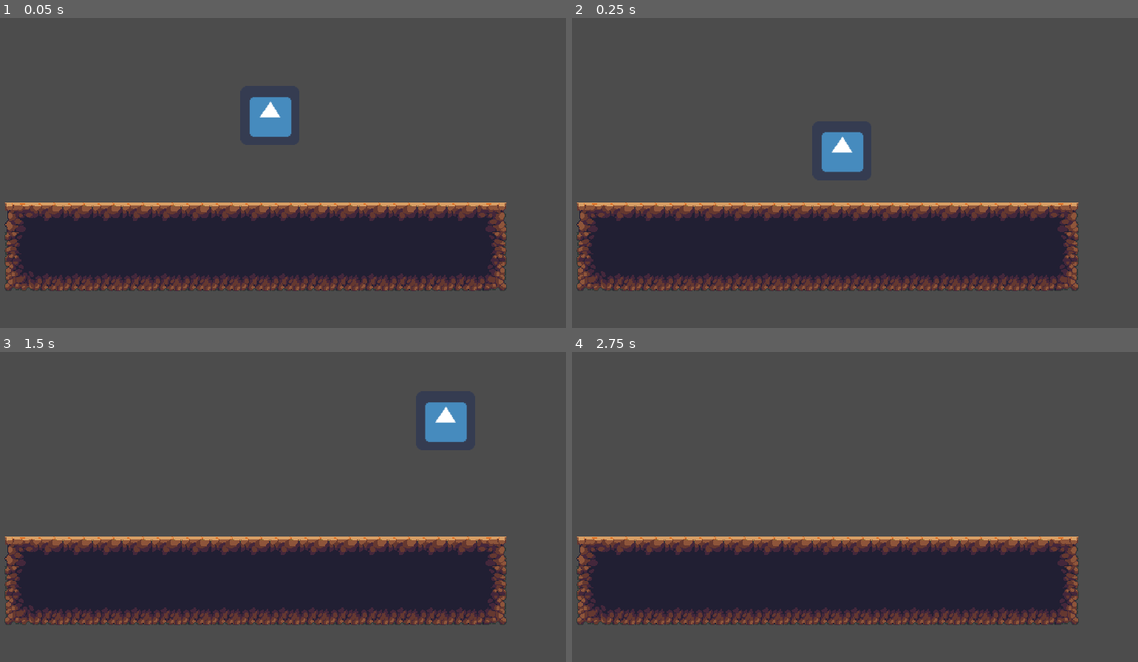
Above: before the commit, frames 1-4 (two rows, left to right).
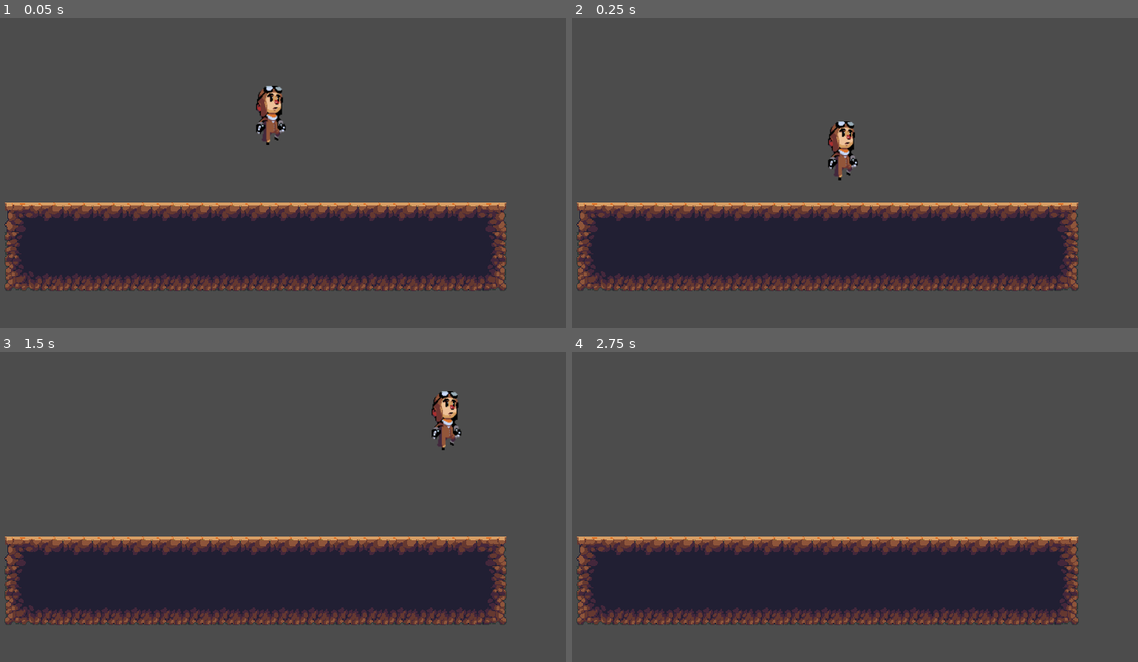
Above: after the commit, the same moments.

Repository: renanmascg/first_godot_game
Game: Godot game, scene res://World.tscn
Two runs of this game, one before a commit and one after it. Both use one fixed random seed, a clock stepped at 60 frames per second and the inputs below. The engine's default icon, where the game draws it, is replaced by a stand-in: a white triangle on a blue panel in a dark square.
Inputs:
- Up to frame 1 (0.05 s): no input
- Up to frame 2 (0.25 s): no input
- Up to frame 3 (1.5 s): hold Right (ui_right) from 0.53 s (still down); tap Up (ui_up) at 0.77 s
- Up to frame 4 (2.75 s): tap Up (ui_up) at 1.52 s; release Right (ui_right) at 2.03 s; hold Left (ui_left) from 2.03 s (still down)

The runs differ from the first frame. In frame 1, 1.1% of the frame differs, in the area x 44-52%, y 21-41%; in frame 2, 1.1%, in the area x 44-52%, y 33-53%; in frame 3, 1.1%; in frame 4, nothing differs.

Commit message:
Adiciona animações ao personagem quando anda, fica parado e pula

Diff:
--- a/Player.gd
+++ b/Player.gd
@@ -8,18 +8,27 @@
 var motion = Vector2()
 
 func _physics_process(delta):
-	#gravidade
 	motion.y += GRAVITY
 
 	if Input.is_action_pressed("ui_right"):
 		motion.x = SPEED
+		$Sprite.flip_h = false
+		$Sprite.play("Run")
+
 	elif Input.is_action_pressed("ui_left"):
 		motion.x = -SPEED
+		$Sprite.flip_h = true
+		$Sprite.play("Run")
+
 	else:
+		$Sprite.play("Idle")
 		motion.x = 0
 
 	if is_on_floor():
 		if Input.is_action_pressed("ui_up"):
 			motion.y = JUMP_HEIGHT
 
+	else:
+		$Sprite.play("Jump")
+
 	motion = move_and_slide(motion, UP)
--- a/World.tscn
+++ b/World.tscn
@@ -1,31 +1,57 @@
-[gd_scene load_steps=5 format=2]
+[gd_scene load_steps=13 format=2]
 
 [ext_resource path="res://Player.gd" type="Script" id=1]
-[ext_resource path="res://icon.png" type="Texture" id=2]
-[ext_resource path="res://JungleDirtTileSet.tres" type="TileSet" id=3]
+[ext_resource path="res://Sprites/Player/Run0.png" type="Texture" id=2]
+[ext_resource path="res://Sprites/Player/Run1.png" type="Texture" id=3]
+[ext_resource path="res://Sprites/Player/Run2.png" type="Texture" id=4]
+[ext_resource path="res://Sprites/Player/Run3.png" type="Texture" id=5]
+[ext_resource path="res://Sprites/Player/Run4.png" type="Texture" id=6]
+[ext_resource path="res://Sprites/Player/Run7.png" type="Texture" id=7]
+[ext_resource path="res://Sprites/Player/Jump0.png" type="Texture" id=8]
+[ext_resource path="res://Sprites/Player/Idle0.png" type="Texture" id=9]
+[ext_resource path="res://JungleDirtTileSet.tres" type="TileSet" id=10]
+
+[sub_resource type="SpriteFrames" id=2]
+animations = [ {
+"frames": [ ExtResource( 2 ), ExtResource( 3 ), ExtResource( 4 ), ExtResource( 5 ), ExtResource( 6 ), ExtResource( 7 ) ],
+"loop": true,
+"name": "Run",
+"speed": 10.0
+}, {
+"frames": [ ExtResource( 8 ) ],
+"loop": true,
+"name": "Jump",
+"speed": 5.0
+}, {
+"frames": [ ExtResource( 9 ) ],
+"loop": true,
+"name": "Idle",
+"speed": 5.0
+} ]
 
 [sub_resource type="RectangleShape2D" id=1]
-extents = Vector2( 32, 32 )
+extents = Vector2( 14, 28 )
 
 [node name="World" type="Node2D"]
 
 [node name="Player" type="KinematicBody2D" parent="."]
-editor/display_folded = true
 position = Vector2( 320, 128 )
 script = ExtResource( 1 )
 __meta__ = {
 "_edit_group_": true
 }
 
-[node name="Sprite" type="Sprite" parent="Player"]
+[node name="Sprite" type="AnimatedSprite" parent="Player"]
 position = Vector2( -0.435257, -0.217628 )
-texture = ExtResource( 2 )
+frames = SubResource( 2 )
+animation = "Idle"
 
 [node name="collision_shape" type="CollisionShape2D" parent="Player"]
+position = Vector2( 0, 4 )
 shape = SubResource( 1 )
 
 [node name="TileMap" type="TileMap" parent="."]
-tile_set = ExtResource( 3 )
+tile_set = ExtResource( 10 )
 cell_size = Vector2( 32, 32 )
 format = 1
 tile_data = PoolIntArray( 458753, 0, 0, 458754, 1, 0, 458755, 1, 0, 458756, 1, 0, 458757, 1, 0, 458758, 1, 0, 458759, 1 …(621 unchanged characters)…
